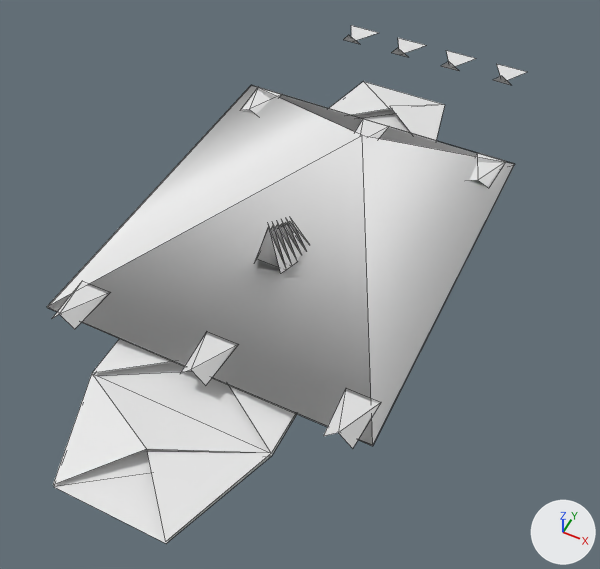
Two versions of the OBJ model GameData/Meshes/Ships/solari/scout_light.obj, one commit apart.
Camera for both pictures: a 50 mm lens placed at (1.18, -2.36, 2.67), pointed at (0.08, -0.16, -0.09). Lighting does not change. The marker at lower right points along +X, +Y and +Z. The older version comes first. Mesh edges are drawn as thin lines. Where no turn or scale is listed for an object, it has been applied to the vertices. Vertices at exactly the same position are counted once.

Before the edit, the objects in view are built like this:
```python
me_scout_light = bpy.data.meshes.new('scout_light')
me_scout_light.from_pydata(...)  # 143 vertices, 95 faces; spans x -0.72..0.72, y -1.47..1.76, z 0.0..0.37
ob_scout_light = bpy.data.objects.new('scout_light', me_scout_light)
ob_scout_light.location = (0.0, 0.0, 0.0)
```
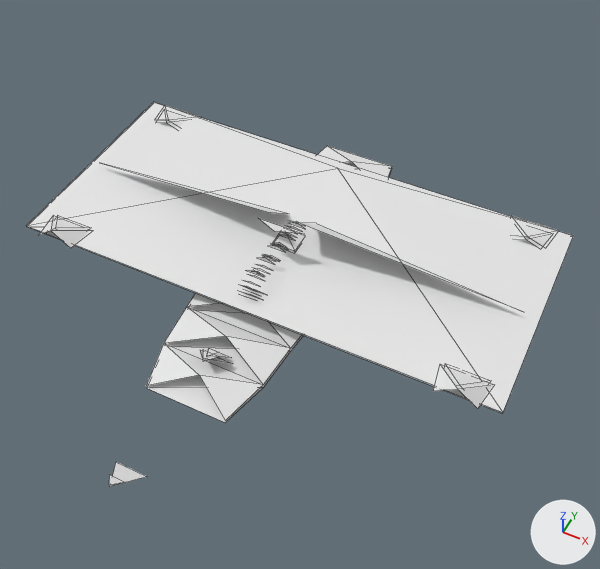
Where the change shows, as pixel boxes [x1, y1, x2, y2] in the pictures (600 x 569 px; the box of a moved part takes in the faces that stretch with it):
'scout_light', reshaped (14% wider, 26% shorter): before [47, 25, 526, 543]; after [26, 102, 574, 487]
part 1 of me_scout_light, moved or reshaped: before [241, 87, 282, 114]; after [157, 105, 200, 127]
part 2 of me_scout_light, moved or reshaped: before [469, 153, 506, 187]; after [511, 216, 559, 246]
part 3 of me_scout_light, moved or reshaped: before [52, 282, 107, 329]; after [38, 216, 89, 248]
part 4 of me_scout_light, moved or reshaped: before [324, 391, 379, 449]; after [433, 366, 493, 409]
part 5 of me_scout_light, moved or reshaped: before [355, 119, 389, 138]; after [158, 120, 177, 128]
part 6 of me_scout_light, moved or reshaped: before [180, 334, 235, 386]; after [516, 236, 540, 247]
part 7 of me_scout_light, added: after [46, 216, 88, 233]
part 8 of me_scout_light, added: after [446, 365, 489, 387]
part 9 of me_scout_light, rebuilt (37% narrower, 40% shorter): before [53, 82, 445, 541]; after [146, 146, 392, 420]
part 10 of me_scout_light, rebuilt (mostly hidden): before [54, 109, 444, 543]; after [147, 162, 392, 423]
part 11 of me_scout_light, rebuilt (17% wider, 14% shorter): before [47, 85, 515, 446]; after [26, 102, 574, 412]
part 12 of me_scout_light, deleted: before [343, 25, 526, 85]
part 13 of me_scout_light, reshaped: before [254, 219, 309, 273]; after [27, 118, 547, 487]

Diff of the bpy script that builds the scene:
```diff
--- a/GameData/Meshes/Ships/solari/scout_light.obj.py
+++ b/GameData/Meshes/Ships/solari/scout_light.obj.py
@@ me_scout_light @@
 # used by ob_scout_light; location = (0.0, 0.0, 0.0)
-me_scout_light.from_pydata(...)  # 143 vertices, 95 faces; spans x -0.72..0.72, y -1.47..1.76, z 0.0..0.37
+me_scout_light.from_pydata(...)  # 384 vertices, 174 faces; spans x -1.09..1.09, y -1.43..0.66, z 0.0..0.28
+# me_scout_light part 1: the loose piece of 5 vertices spanning x -0.68..-0.53, y 0.63..0.86, z 0.08..0.11 is scaled about the mesh origin by (1.52, 0.58, 1.07)
+# me_scout_light part 2: the loose piece of 5 vertices spanning x 0.53..0.68, y 0.63..0.86, z 0.08..0.11 is scaled about the mesh origin by (1.52, 0.58, 1.07)
+# me_scout_light part 3: the loose piece of 5 vertices spanning x -0.68..-0.53, y -0.91..-0.68, z 0.08..0.14 is scaled about its middle by (1.52, 0.58, 1.07), then moved by (-0.31, 0.31, 0.01)
+# me_scout_light part 4: the loose piece of 5 vertices spanning x 0.53..0.68, y -0.91..-0.68, z 0.08..0.14 is scaled about its middle by (1.52, 0.58, 1.07), then moved by (0.31, 0.31, 0.01)
+# me_scout_light part 5: the loose piece of 5 vertices spanning x -0.07..0.07, y 0.63..0.86, z 0.08..0.11 is scaled about its middle by (1.24, 0.516, 0.918), then moved by (-0.92, -0.34, 0.0)
+# me_scout_light part 6: the loose piece of 5 vertices spanning x -0.07..0.07, y -0.91..-0.68, z 0.08..0.14 is scaled about its middle by (1.24, 0.516, 0.402), then moved by (0.92, 1.2, -0.01)
+# me_scout_light part 7: the loose piece of 5 vertices spanning x -0.68..-0.53, y -0.91..-0.68, z 0.08..0.14 is copied, and the copy is scaled about its middle by (1.24, 0.516, 0.937), then moved by (-0.31, 0.33, 0.0); it spans x -1.01..-0.83, y -0.53..-0.41, z 0.09..0.15
+# me_scout_light part 8: the loose piece of 5 vertices spanning x 0.53..0.68, y -0.91..-0.68, z 0.08..0.14 is copied, and the copy is scaled about its middle by (1.24, 0.516, 0.937), then moved by (0.31, 0.33, 0.0); it spans x 0.83..1.01, y -0.53..-0.41, z 0.09..0.15
+# me_scout_light part 9: the loose piece of 26 vertices spanning x -0.43..0.43, y -1.47..1.25, z 0.01..0.07 is rebuilt with 26 vertices and now spans x -0.27..0.27, y -0.97..0.66, z 0.01..0.07
+# me_scout_light part 10: the loose piece of 14 vertices spanning x -0.43..0.43, y -1.47..1.25, z 0.0 is rebuilt with 18 vertices and now spans x -0.27..0.27, y -0.97..0.66, z 0.0
+# me_scout_light part 11: the loose piece of 9 vertices spanning x -0.72..0.72, y -0.86..0.86, z 0.07..0.12 is rebuilt with 5 vertices and now spans x -1.09..1.09, y -0.53..0.5, z 0.09..0.13
+# me_scout_light part 12: 9 loose pieces with 38 vertices, spanning x -0.54..0.54, y -0.3..1.76, z 0.0..0.09, are deleted
+# me_scout_light part 13: 26 vertices removed from x -0.11..0.11, y -0.3..-0.08, z 0.07..0.37; 295 vertices added at x -1.09..1.09, y -1.43..0.5, z 0.0..0.28
```
